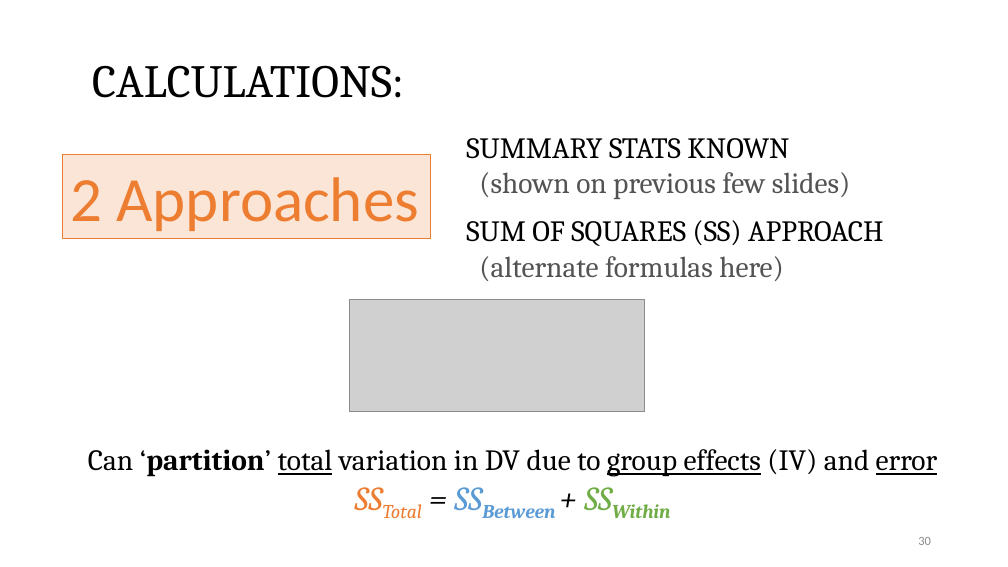
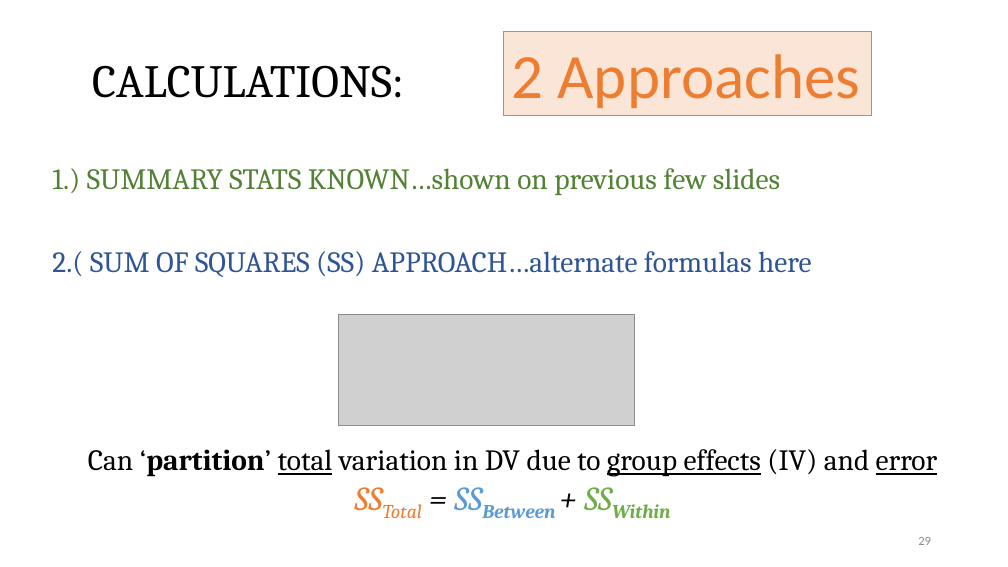
Before and after one commit to CEHS-research/PSY-6600_public, a slide deck: slide 29 of slides/ch12_oneANOVA.pptx (slide 30 before the commit). Drawn at 1008x567 pixels with LibreOffice and Linux fonts; fonts in the diff are those of the drawing; grey boxes stand for pictures. Boxes give left, top, right and bottom in pixels: in the first picture for what was removed or moved away, otherwise in the second. Text is boxed around its words. In the diff, an @@ line names an element or a change of style, - is before the commit and + after.

```diff
--- a/slides/ch12_oneANOVA.pptx
+++ b/slides/ch12_oneANOVA.pptx
@@ rectangle "2 Approaches": place and size @@
-rectangle "2 Approaches" at box(63, 155, 430, 239)
+rectangle "2 Approaches" at box(504, 32, 872, 116)
@@ text at box(52, 168, 811, 277): text changed; text colour #525252 to #2F5597 @@
-SUMMARY STATS KNOWN
-(shown on previous few slides)
-SUM OF SQUARES (SS) APPROACH
-(alternate formulas here)
+1.) SUMMARY STATS KNOWN…shown on previous few slides
+2.( SUM OF SQUARES (SS) APPROACH…alternate formulas here
@@ picture: place and size @@
-picture at box(349, 299, 645, 411)
+picture at box(339, 314, 634, 425)
@@ page number at box(918, 537, 931, 545): text changed @@
-30
+29
```
Also in this commit, not shown: 8 other slides changed, 1 slide removed, 13 other files.
